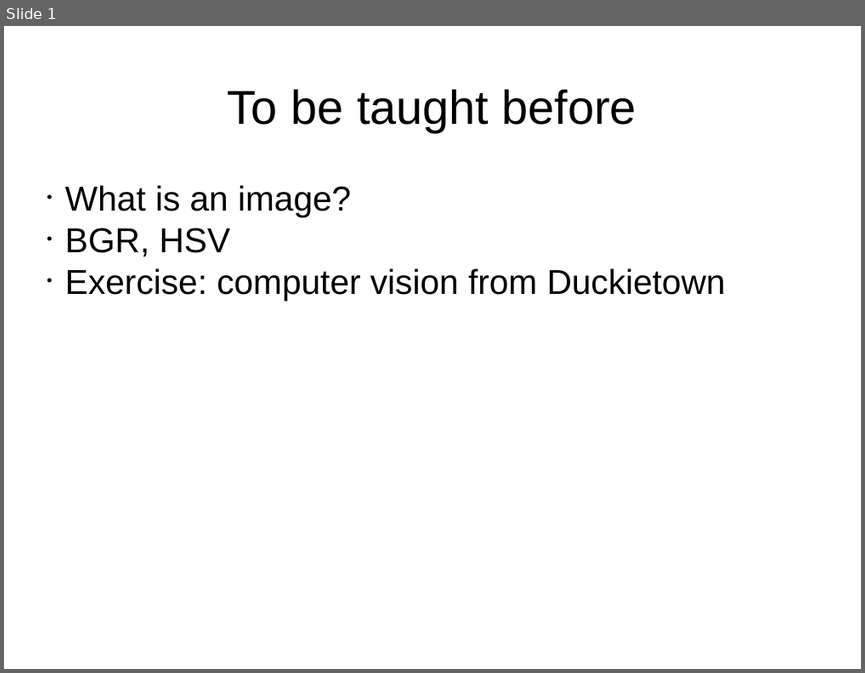
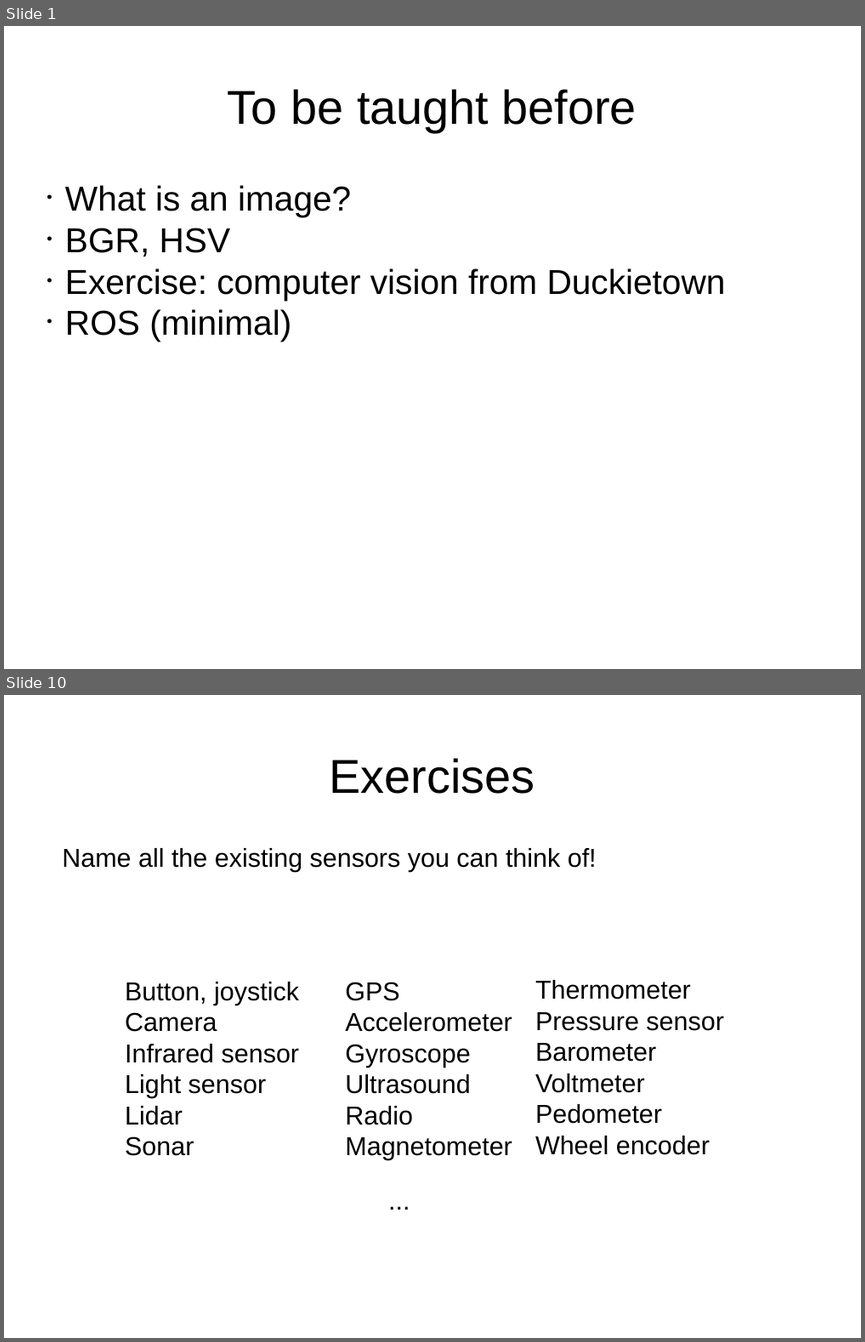
Before and after one commit to maivincent/MISE_presentations, a slide deck: Prerequisites.odp. Shown one above the other, each under a label of ours: slide 1 before the commit, slides 1 and 10 after it; the slides between them are not shown. The pictures are 865x673 and 865x1342 pixels, drawn with LibreOffice and Linux fonts; fonts in the diff are those of the drawing. Boxes give left, top, right and bottom in pixels: in the first picture for what was removed or moved away, otherwise in the second. Text is boxed around its words. In the diff, an @@ line names an element or a change of style, - is before the commit and + after.

```diff
--- a/Prerequisites.odp
+++ b/Prerequisites.odp
@@ slide 10 added at <box>4,695,861,1338</box>, background #FFFFFF @@
@@ title added at <box>330,758,535,794</box>, 44 pt, text #000000 @@
+Exercises
@@ text added at <box>62,848,596,871</box>, 24 pt, text #000000 @@
+Name all the existing sensors you can think of!
@@ text added at <box>125,981,299,1156</box>, 24 pt, text #000000 @@
+Button, joystick
+Camera
+Infrared sensor
+Light sensor
+Lidar
+Sonar
@@ text added at <box>345,981,511,1160</box>, 24 pt, text #000000 @@
+GPS
+Accelerometer
+Gyroscope
+Ultrasound
+Radio
+Magnetometer
+...
@@ text added at <box>535,980,723,1155</box>, 24 pt, text #000000 @@
+Thermometer
+Pressure sensor
+Barometer
+Voltmeter
+Pedometer
+Wheel encoder
@@ slide 1 changed as well @@
@@ subtitle at <box>65,309,291,341</box>: paragraph added @@
+• ROS (minimal)
```
Also in this commit, not shown: 10 other slides added, 26 other files.
